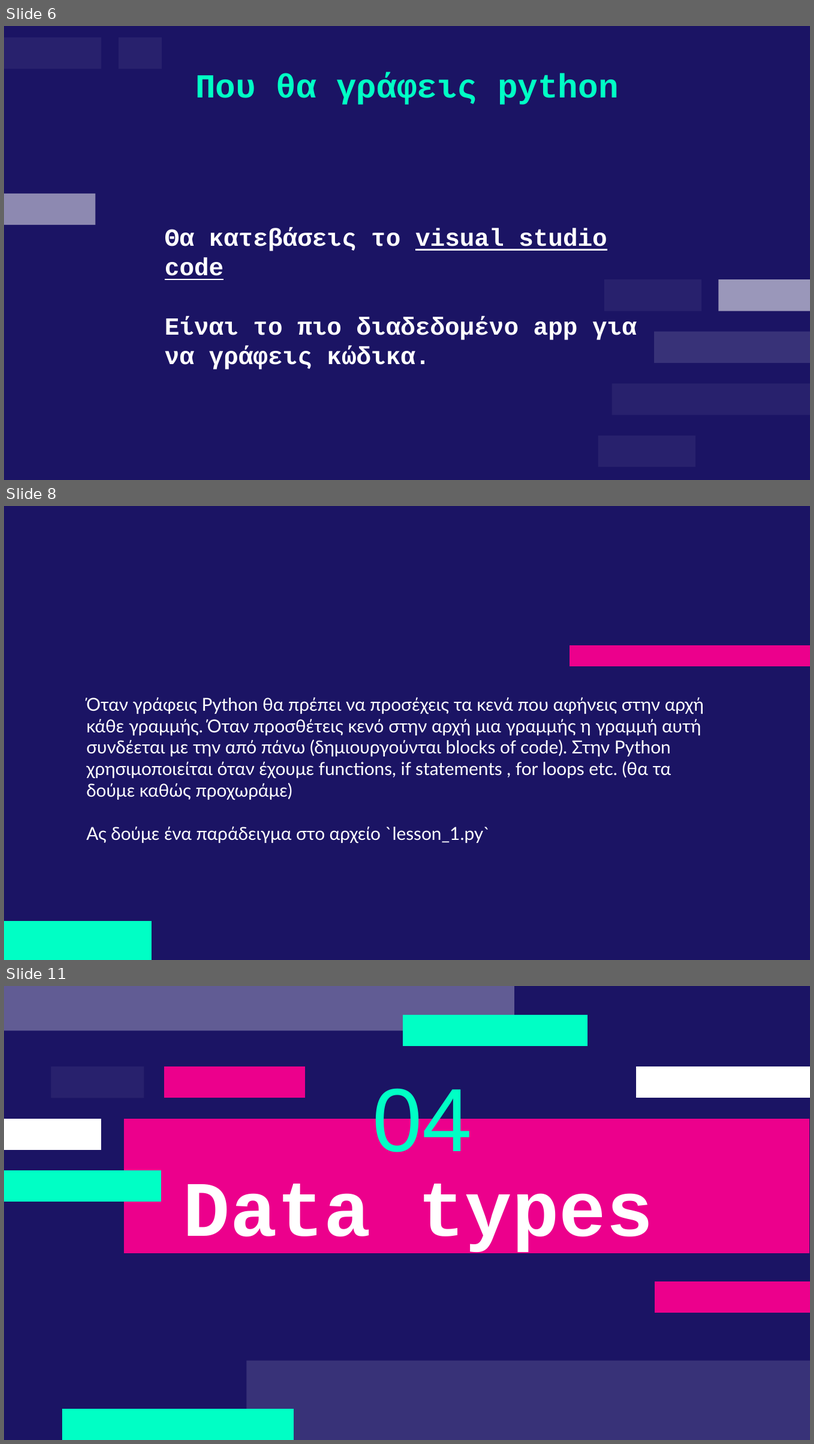
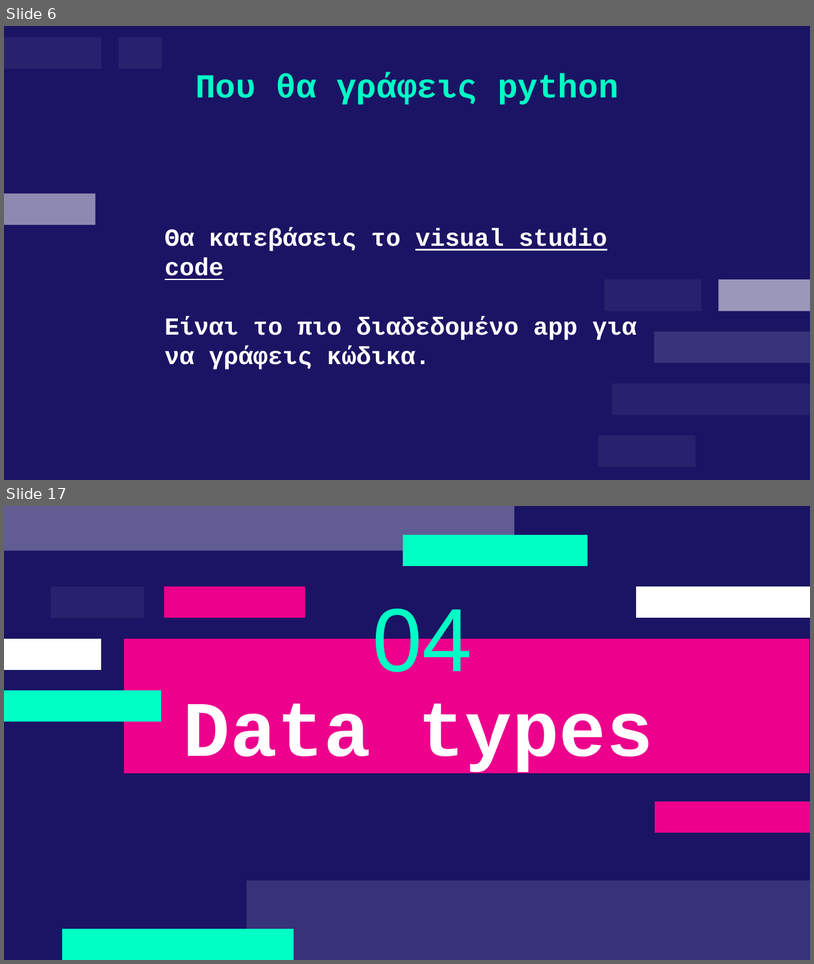
Before and after one commit to deepblue597/python_tutorial, a slide deck: lesson 2/Lesson 2 Python.pptx. Shown one above the other, each under a label of ours: slides 6, 8 and 11 before the commit, slides 6 and 17 after it; the slides between them are not shown. The pictures are 814x1444 and 814x964 pixels, drawn with LibreOffice and Linux fonts; fonts in the diff are those of the drawing. Boxes give left, top, right and bottom in pixels: in the first picture for what was removed or moved away, otherwise in the second. Text is boxed around its words. In the diff, an @@ line names an element or a change of style, - is before the commit and + after.

```diff
--- a/lesson 2/Lesson 2 Python.pptx
+++ b/lesson 2/Lesson 2 Python.pptx
@@ slide 8 removed at (x1=4, y1=506, x2=810, y2=960), background #1B1464 @@
@@ freeform shape removed at (x1=570, y1=645, x2=810, y2=666) @@
@@ subtitle removed at (x1=86, y1=697, x2=704, y2=843) @@
-Όταν γράφεις Python θα πρέπει να προσέχεις τα κενά που αφήνεις στην αρχή κάθε γραμμής. Όταν προσθέτεις κενό στην αρχή μια γραμμής η γραμμή αυτή συνδέεται με την από πάνω (δημιουργούνται blocks of code). Στην Python χρησιμοποιείται όταν έχουμε functions, if statements , for loops etc. (θα τα δούμε καθώς προχωράμε)
-Ας δούμε ένα παράδειγμα στο αρχείο `lesson_1.py`
@@ freeform shape removed at (x1=4, y1=921, x2=152, y2=959) @@
@@ what was slide 11 is now slide 17 @@
```
Also in this commit, not shown: 4 slides changed, 9 slides added, 2 other slides removed, 1 other file.
